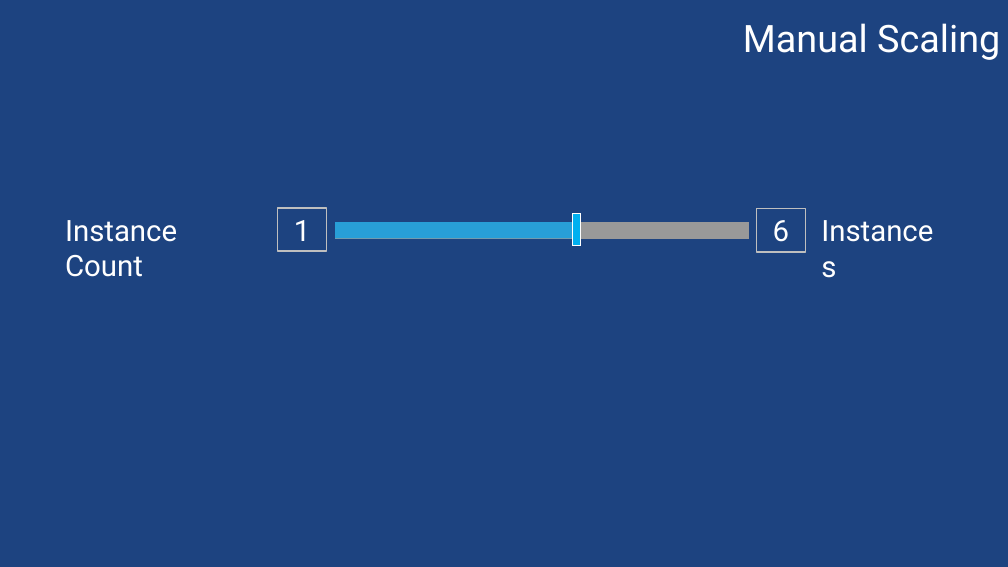
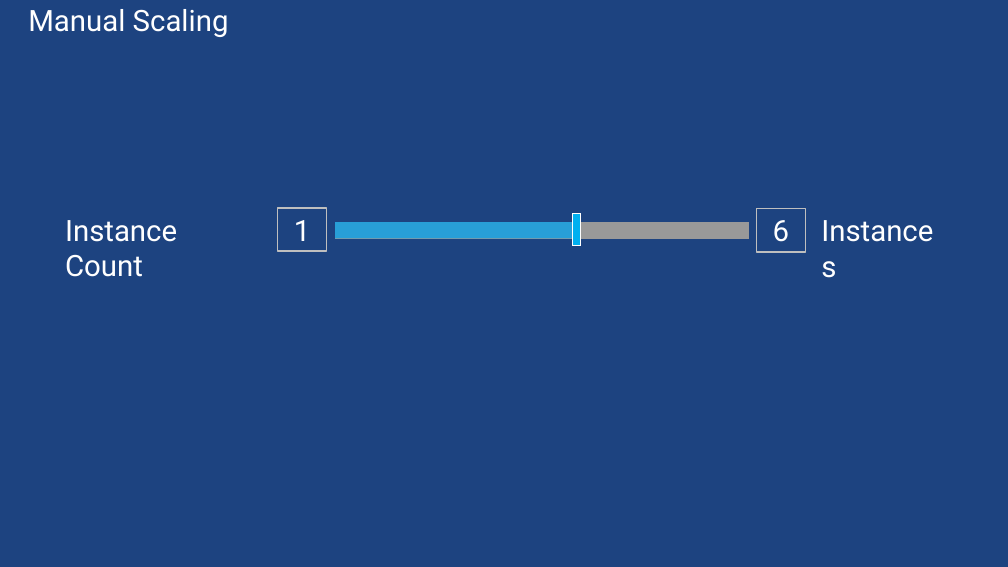
Before and after one commit to sack212/BasicAzureCamp, a slide deck: slide 12 of Web/Web.pptx. Drawn at 1008x567 pixels with LibreOffice and Linux fonts; fonts in the diff are those of the drawing; background and template pictures are left out. Boxes give left, top, right and bottom in pixels: in the first picture for what was removed or moved away, otherwise in the second. Text is boxed around its words. In the diff, an @@ line names an element or a change of style, - is before the commit and + after.

```diff
--- a/Web/Web.pptx
+++ b/Web/Web.pptx
@@ text "Manual Scaling": place and size @@
-text "Manual Scaling" at <box>743,23,1000,60</box>
+text "Manual Scaling" at <box>28,9,229,37</box>
@@ text "Manual Scaling" at <box>28,9,229,37</box>: size 36 to 28 pt; alignment right to left; indent changed; line spacing 1 to 0.9; vertical alignment top to middle @@
```
Also in this commit, not shown: 10 other slides changed, 7 slides added, 7 other files.
